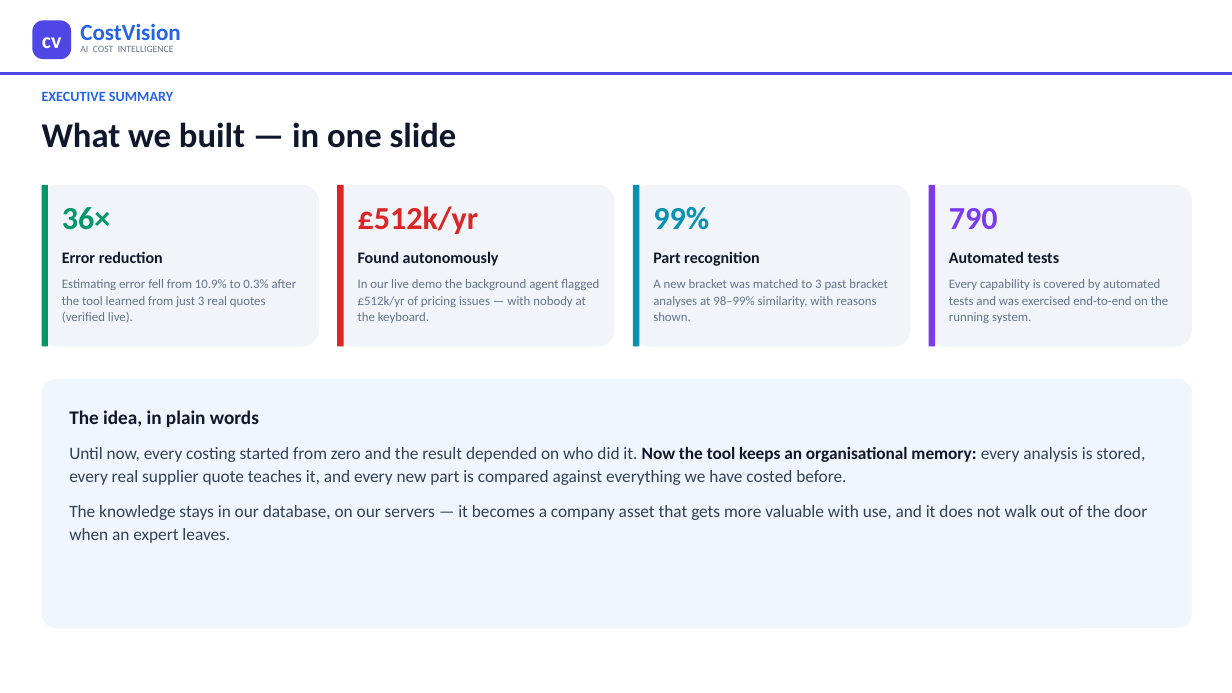
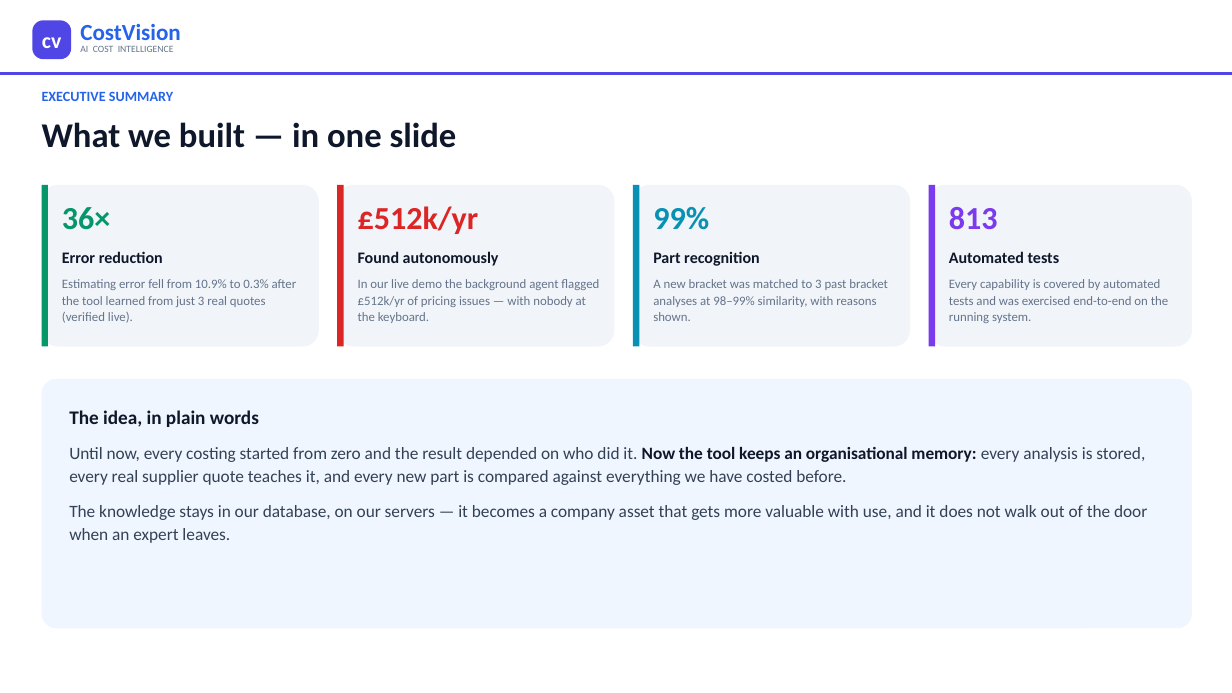
Before and after one commit to bhosaleavinash546/leamington-marathi, a slide deck: slide 2 of CostVision-Agentic-AI-Management-Presentation.pptx. Drawn at 1232x693 pixels with LibreOffice and Linux fonts; fonts in the diff are those of the drawing. Boxes give left, top, right and bottom in pixels: in the first picture for what was removed or moved away, otherwise in the second. Text is boxed around its words. In the diff, an @@ line names an element or a change of style, - is before the commit and + after.

```diff
--- a/CostVision-Agentic-AI-Management-Presentation.pptx
+++ b/CostVision-Agentic-AI-Management-Presentation.pptx
@@ text at (949,207,998,229): text changed @@
-790
+813
```
Also in this commit, not shown: 1 other slide changed, 5 slides added, 5 other files.
